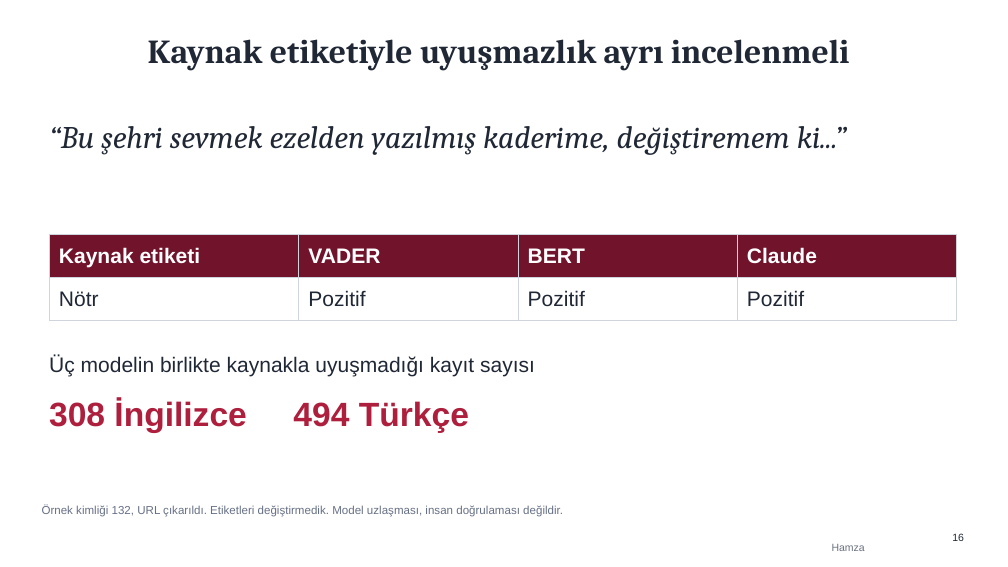
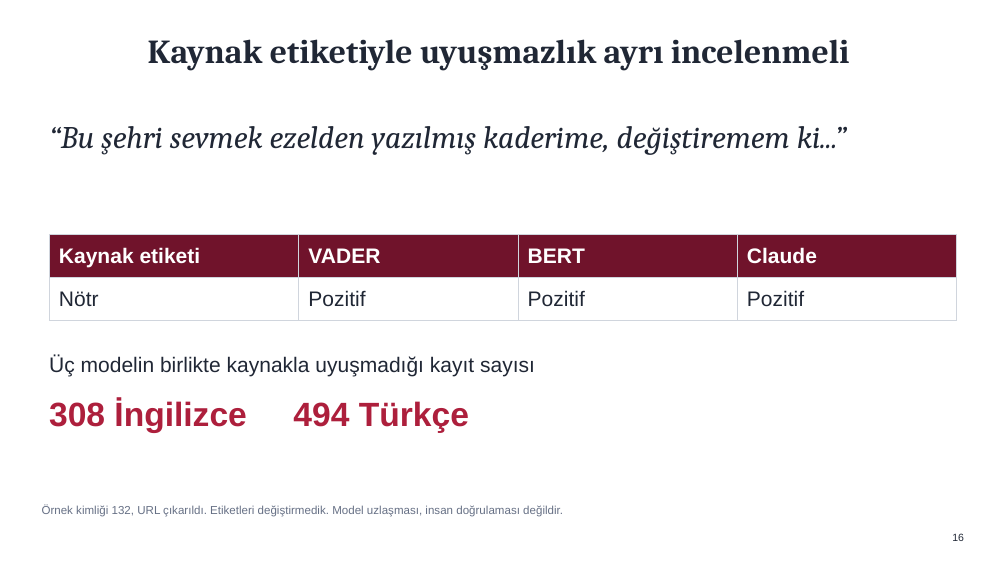
Before and after one commit to HmzT270/SentimentAnalysis, a slide deck: slide 16 of reports/SentimentAnalysis_Sunum.pptx. Drawn at 1008x567 pixels with LibreOffice and Linux fonts; fonts in the diff are those of the drawing. Boxes give left, top, right and bottom in pixels: in the first picture for what was removed or moved away, otherwise in the second. Text is boxed around its words. In the diff, an @@ line names an element or a change of style, - is before the commit and + after.

```diff
--- a/reports/SentimentAnalysis_Sunum.pptx
+++ b/reports/SentimentAnalysis_Sunum.pptx
@@ text removed at (832, 544, 865, 551) @@
-Hamza
```
Also in this commit, not shown: 17 other slides changed, 1 other file.
